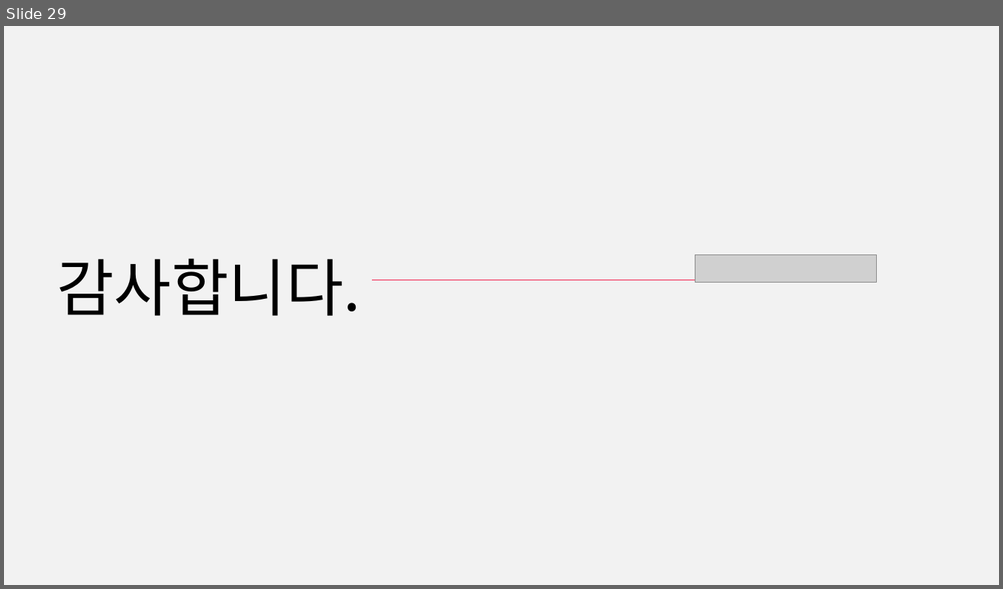
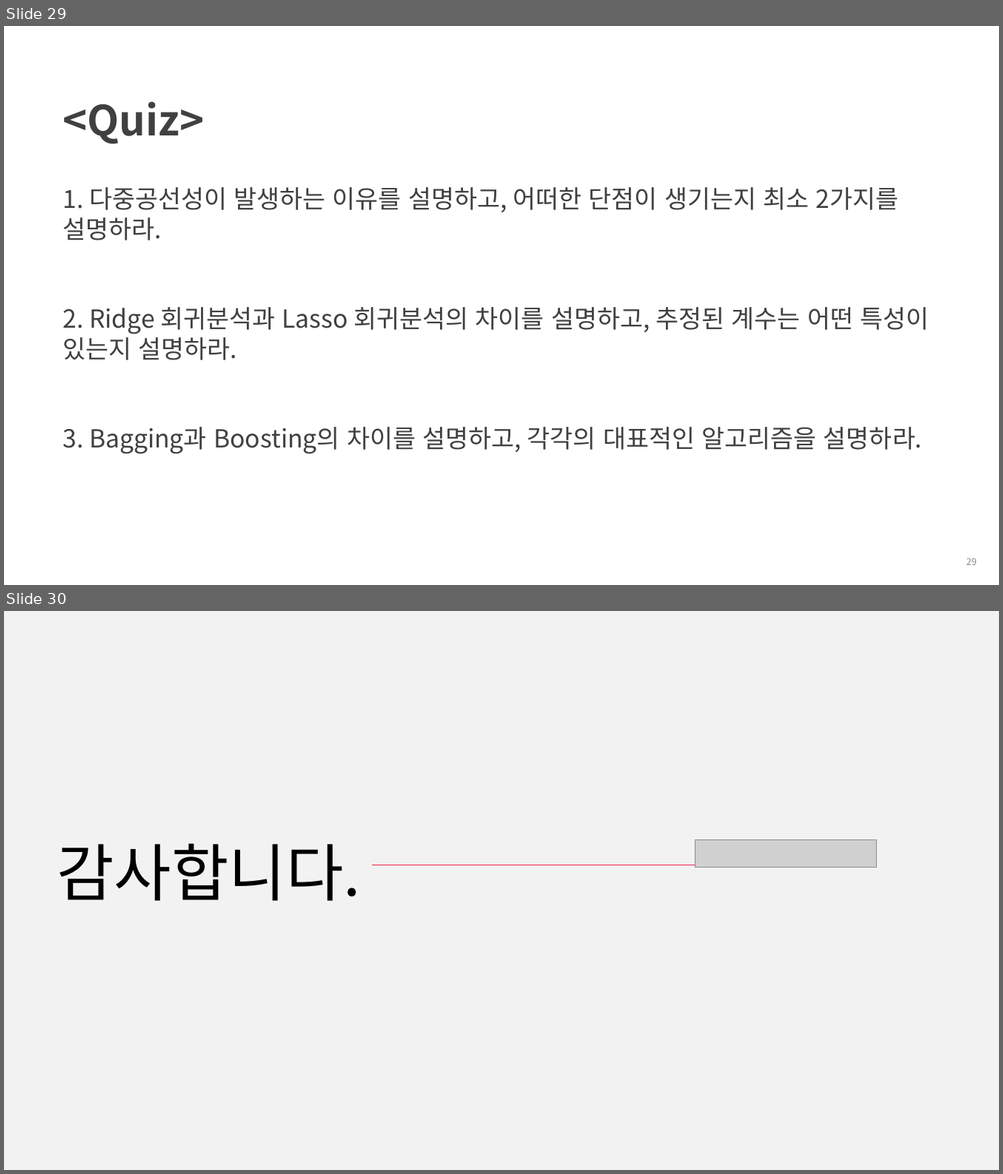
Before and after one commit to heycwkim/TimeSeriesAnalysis, a slide deck: Shared/[FastCampus] 5주차_강의자료_김경원박사.pptx. Shown one above the other, each under a label of ours: slide 29 before the commit, slides 29 and 30 after it. The pictures are 1003x589 and 1003x1174 pixels, drawn with LibreOffice and Linux fonts; fonts in the diff are those of the drawing; grey boxes stand for pictures; background and template pictures are left out. Boxes give left, top, right and bottom in pixels: in the first picture for what was removed or moved away, otherwise in the second. Text is boxed around its words. In the diff, an @@ line names an element or a change of style, - is before the commit and + after.

```diff
--- a/Shared/[FastCampus] 5주차_강의자료_김경원박사.pptx
+++ b/Shared/[FastCampus] 5주차_강의자료_김경원박사.pptx
@@ slide 29 added at (x1=4, y1=26, x2=999, y2=585), background #FFFFFF @@
@@ title added at (x1=62, y1=187, x2=928, y2=454), 24 pt, text #404040 @@
+<Quiz>
+1. 다중공선성이 발생하는 이유를 설명하고, 어떠한 단점이 생기는지 최소 2가지를 설명하라.
+2. Ridge 회귀분석과 Lasso 회귀분석의 차이를 설명하고, 추정된 계수는 어떤 특성이 있는지 설명하라.
+3. Bagging과 Boosting의 차이를 설명하고, 각각의 대표적인 알고리즘을 설명하라.
@@ page number added at (x1=966, y1=558, x2=976, y2=565), 9 pt, text #8C8C8C @@
+29
@@ what was slide 29 is now slide 30 @@
```
Also in this commit, not shown: 9 other files.
